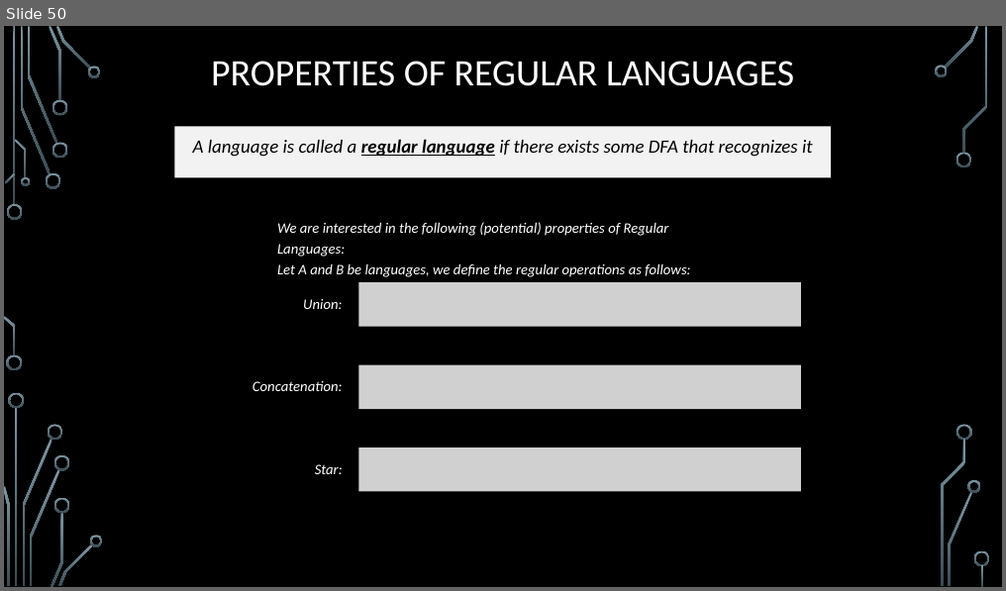
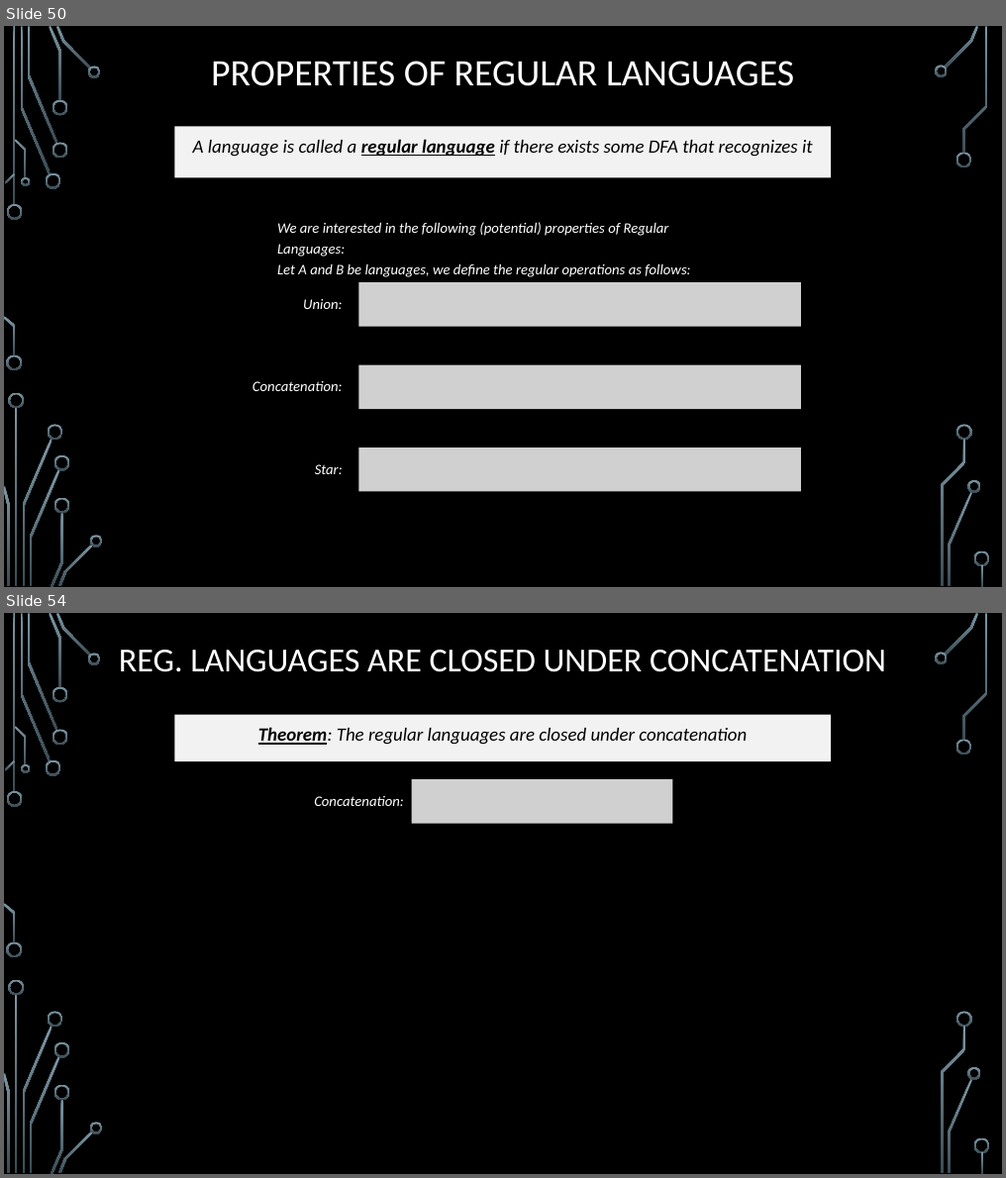
Before and after one commit to markfloryan/dmt2, a slide deck: slides/05-CircuitsAndFiniteAutomata.pptx. Shown one above the other, each under a label of ours: slide 50 before the commit, slides 50 and 54 after it; the slides between them are not shown. The pictures are 1006x591 and 1006x1178 pixels, drawn with LibreOffice and Linux fonts; fonts in the diff are those of the drawing; grey boxes stand for pictures; background and template pictures are left out. Boxes give left, top, right and bottom in pixels: in the first picture for what was removed or moved away, otherwise in the second. Text is boxed around its words. In the diff, an @@ line names an element or a change of style, - is before the commit and + after.

```diff
--- a/slides/05-CircuitsAndFiniteAutomata.pptx
+++ b/slides/05-CircuitsAndFiniteAutomata.pptx
@@ slide 54 added at (4,613,1002,1174), background picture (left out); not listed: 36 template elements that a slide beside it also shows @@
@@ title added at (119,650,886,672), 32.4 pt, text #FFFFFF @@
+REG. LANGUAGES ARE CLOSED UNDER CONCATENATION
@@ text added at (174,715,832,761), fill #F2F2F2, 18 pt, text #000000, italic @@
+Theorem: The regular languages are closed under concatenation
@@ picture added at (411,780,672,824) @@
@@ text added at (314,796,404,806), 14 pt, text #FFFFFF, italic @@
+Concatenation:
```
Also in this commit, not shown: 22 other slides added, 1 other file.
